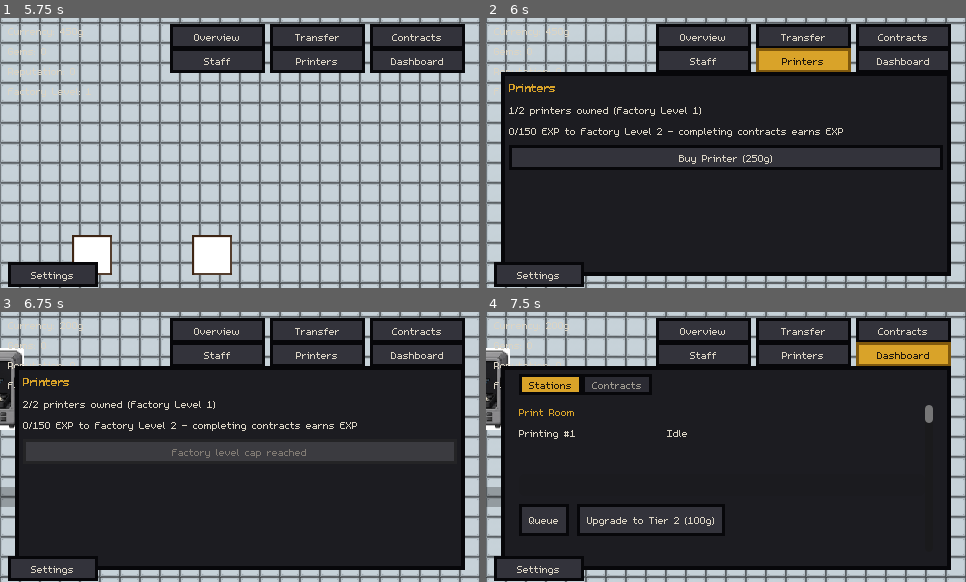
Above: before the commit, frames 1-4 (two rows, left to right).
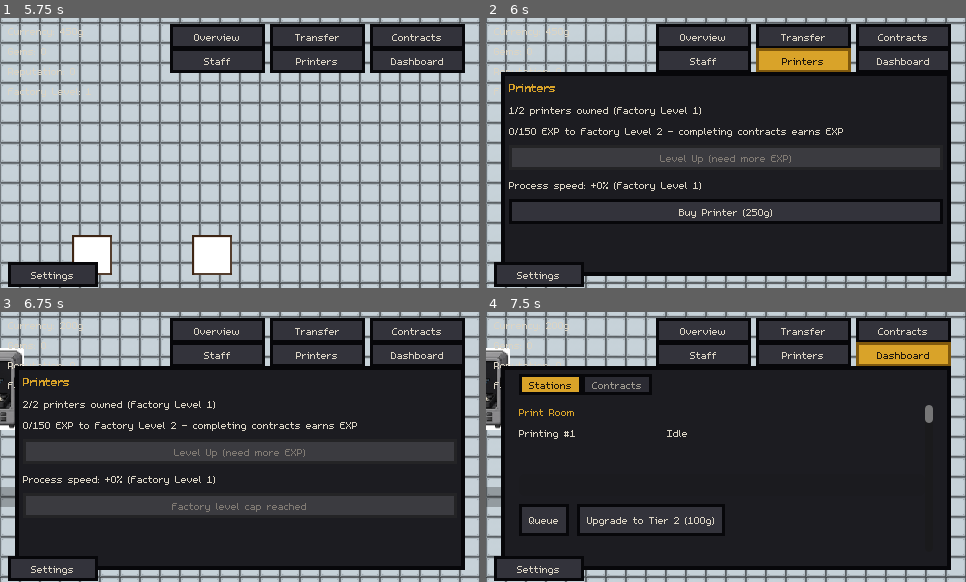
Above: after the commit, the same moments.

Repository: carverweirick/foundry-mobile-game
Game: Godot game, scene res://scenes/main.tscn
Same seed, same stepped clock (60 frames per second), same inputs: the game is played once before the commit and once after it.
Inputs:
- Up to frame 1 (5.75 s): click "Overview" at 0.5 s; click "Transfer" at 1.25 s; click "Defects only" at 2 s; click "Contracts" at 2.75 s; click "Staff" at 3.5 s; click "Hire" at 4.25 s; click "Hire" at 5 s
- Up to frame 2 (6 s): click "Printers" at 5.75 s
- Up to frame 3 (6.75 s): click "Buy Printer (250g)" at 6.5 s
- Up to frame 4 (7.5 s): click "Dashboard" at 7.25 s

Frame 1 is identical in both runs. In frame 2, 9.0% of the frame differs, in the area x 4-96%, y 47-76%; in frame 3, 6.8%; in frame 4, nothing differs.

Commit message:
Tie Factory Level-up to a price and payroll, add technician seniority
Reworks last commit's standing wage tick per design request: "have
wages be an addition to the factory level... change how you get to
the next factory level by paying a price... when you upgrade your
processes get faster but you have to pay your technicians salary when
you level up... technician salary also increases the more amount of
factory levels they have stuck with you and also get skill level ups
like faster processing time and skill experience for defect
prevention."

- Factory Level is now a two-step eligibility-then-purchase flow, same
  shape as contract_offers/applicant_pool: factory_exp accumulation is
  unchanged, but crossing a threshold only unlocks
  can_level_up_factory() - GameData.level_up_factory() (a new "Level
  Up" button on the Printers overlay) is the deliberate paid action.
  Reverses an earlier session's explicit "no currency to upgrade
  factory level" decision.
- Leveling up spends FACTORY_LEVEL_UP_PRICE (400/800/1400/2200, gold-
  first-then-gems, a hard affordability gate), then pays every hired
  technician's current wage as a lump sum, gold-only and force-
  deducted (can push currency negative - debt - rather than blocking
  the level-up). The standing real-time payday clock from the previous
  commit is gone; payment now only happens at this moment.
- Every process shop-wide gets faster with Factory Level
  (factory_process_speed_multiplier(), +8%/level, applied in
  Station._effective_timer_duration() regardless of staffing).
- New Technician.factory_levels_stuck_with_you tenure counter, +1 per
  technician on every successful level-up. Drives three tenure-scaled
  effects: wage grows (+15%/level - the actual salary increase),
  defect_multiplier shrinks further (skill experience for defect
  prevention, reusing the same lever the existing defect roll already
  reads), and a new seniority_speed_multiplier (+6%/level, capped)
  stacks with the existing station-count productivity penalty (faster
  processing time).

Verified headless: the editor loads with no script/scene errors, and
a standalone SceneTree script exercised level_up_factory() end to end
(price deduction, tenure increment, post-raise payroll payment,
speed/defect multiplier changes, and the debt path when payroll can't
be covered).

Co-Authored-By: Claude Sonnet 5 <noreply@anthropic.com>
Claude-Session: https://claude.ai/code/session_01FyYvPQhLMaHoUjbtV6P8cm

Diff:
--- a/autoload/game_data.gd
+++ b/autoload/game_data.gd
@@ -15,8 +15,9 @@
 ## it already listens for currency_changed, since factory progress doesn't
 ## otherwise correlate with any existing signal.
 signal factory_progress_changed()
-## Fires every payday (see _process_wages()), whether or not it was fully
-## covered - StaffOverlay uses this to show a live "last payday" readout
+## Fires every payday - now specifically the wage payment bundled into every
+## factory level-up (see level_up_factory()) - whether or not it was fully
+## covered. StaffOverlay uses this to show a live "last payday" readout
 ## instead of just inferring it from currency_changed (which also fires for
 ## every unrelated purchase/sale).
 signal payday(total_wages: int, went_into_debt: bool)
@@ -367,22 +368,16 @@
 ## anywhere - the Shop's Technicians tab roster (design doc Section 6/7).
 var technicians: Array[Technician] = []
 
-## Wage economy tick (design doc Section 6/7's wage numbers existed on
-## Technician from the start, but nothing ever spent them - see
-## Technician.wage). A hired technician/engineer draws wage every payday
-## REGARDLESS of whether they're currently assigned anywhere, matching the
-## comment on Specialist hiring ("no ongoing wage, unlike a station
-## Technician") - the wage is the cost of having them on payroll at all, not
-## a per-station operating cost.
-##
-## Cadence is a flat real-seconds constant, same style as
-## CONTRACT_GENERATION_COOLDOWN_SECONDS/APPLICANT_POOL_REFRESH_COOLDOWN_SECONDS
-## rather than run through PROTOTYPE_SECONDS_PER_MINUTE - payroll is a
-## meta/economy-layer cadence, not a compressed real-world station timer.
-const WAGE_PAYMENT_INTERVAL_SECONDS: float = 90.0
-var _wage_payment_timer: float = 0.0
-
-
+## Wage economy (design doc Section 6/7's wage numbers existed on Technician
+## from the start, but nothing ever spent them - see Technician.wage).
+## Design request, this session: "have wages be an addition to the factory
+## level" - payday is no longer a standing real-time clock (that first-pass
+## version is gone); wages are now paid out as part of leveling up the
+## factory itself (see level_up_factory() below), a deliberate, escalating
+## milestone cost instead of ambient background drain. total_wage_payroll()
+## stays a standalone query - it's also what the Printers overlay previews
+## before the player commits to a level-up, and what StaffOverlay shows as
+## the roster's current standing cost.
 func total_wage_payroll() -> int:
 	var total := 0
 	for tech in technicians:
@@ -390,36 +385,8 @@
 	return total
 
 
-## Force-deducts payroll every WAGE_PAYMENT_INTERVAL_SECONDS - deliberately
-## NOT routed through try_spend_with_gems(): wages are gold-only and always
-## go through even if currency can't cover them (currency goes negative,
-## real debt) rather than silently draining gems the player earned as a
-## harder-won milestone reward, or blocking payday outright. Going negative
-## already organically blocks every other purchase (can_afford/
-## can_afford_with_gems both compare against currency, and a bigger
-## shortfall just means more gems are required), so debt is a real, felt
-## consequence without needing a separate lockout flag.
-func _process_wages(delta: float) -> void:
-	if technicians.is_empty():
-		return
-	_wage_payment_timer += delta
-	if _wage_payment_timer < WAGE_PAYMENT_INTERVAL_SECONDS:
-		return
-	_wage_payment_timer = 0.0
-	var total := total_wage_payroll()
-	if total <= 0:
-		return
-	currency -= total
-	currency_changed.emit(currency)
-	payday.emit(total, currency < 0)
-
-
 func is_in_wage_debt() -> bool:
 	return currency < 0
-
-
-func wage_payment_seconds_left() -> float:
-	return WAGE_PAYMENT_INTERVAL_SECONDS - _wage_payment_timer
 
 
 ## Rotating applicant pool (design request, this session: "build the rotating
@@ -1376,7 +1343,6 @@
 	_check_defect_escalations()
 	_process_contracts(delta)
 	_process_applicant_pool(delta)
-	_process_wages(delta)
 
 
 ## Design doc Section 9, escalation: sweeps every live Part (wherever it
@@ -1611,13 +1577,15 @@
 	return FACTORY_LEVEL_PRINTER_CAP.get(factory_level, FACTORY_LEVEL_PRINTER_CAP[1])
 
 
-## Design request (this session): "i want you to gain exp from completing
-## contracts. no currency to upgrade factory level" - Factory Level now
-## rises purely from a lifetime EXP total awarded whenever a contract fully
-## ships, never spent and with no currency step at all (unlike literally
-## every other upgrade in the game - stations, printers, rack capacity,
-## specialists, technicians). This directly answers design doc Section 20
-## item 5 ("decide what actually raises factory level").
+## Originally "no currency to upgrade factory level" (an earlier session's
+## design request) - reversed this session ("change how you get to the next
+## factory level by paying a price"). factory_exp is now a lifetime,
+## never-spent ELIGIBILITY total, still awarded whenever a contract fully
+## ships - crossing a level's threshold (FACTORY_LEVEL_EXP_THRESHOLD below)
+## no longer levels up by itself, it just unlocks the ABILITY to pay for that
+## level (can_level_up_factory()/level_up_factory() below), same two-step
+## shape contract_offers/applicant_pool already use elsewhere in this file
+## (roll/unlock first, a separate deliberate spend actually claims it).
 var factory_exp: int = 0
 
 ## First-pass placeholder EXP-per-tier table, scaled the same direction as
@@ -1655,20 +1623,84 @@
 ## Called once per fully-shipped contract (see credit_contract_shipment()) -
 ## awards EXP regardless of whether the contract was on time, since
 ## "completing" a contract is a broader condition than the on-time-only gate
-## Reputation itself uses. A single big contract can cross more than one
-## level's threshold at once, so this loops rather than checking once.
+## Reputation itself uses. No longer auto-levels on its own (design request,
+## this session: "change how you get to the next factory level by paying a
+## price") - crossing a threshold now only makes the player ELIGIBLE
+## (can_level_up_factory() below); level_up_factory() is the one place
+## factory_level actually moves, and it's a deliberate, paid player action.
+## EXP itself keeps accumulating past the next threshold with no cap, so a
+## big contract that clears two levels' worth at once just leaves the player
+## able to immediately pay for a second level-up right after the first.
 func _award_factory_exp(tier: Contract.ContractTier) -> void:
 	factory_exp += FACTORY_EXP_PER_CONTRACT_TIER.get(tier, FACTORY_EXP_PER_CONTRACT_TIER[Contract.ContractTier.LOCAL_SHOPS])
-	var levels_gained := 0
-	while not is_factory_level_maxed() and factory_exp >= factory_exp_for_level(factory_level + 1):
-		factory_level += 1
-		levels_gained += 1
-	if levels_gained > 0:
-		# The one gem source that exists so far - a genuine milestone reward,
-		# not routine contract income, matching "harder to get."
-		gems += levels_gained * FACTORY_LEVEL_UP_GEM_REWARD
-		gems_changed.emit(gems)
 	factory_progress_changed.emit()
+
+
+func can_level_up_factory() -> bool:
+	return not is_factory_level_maxed() and factory_exp >= factory_exp_for_level(factory_level + 1)
+
+
+## First-pass placeholder "factory expansion" price, keyed by the level being
+## bought INTO (2..5) - Section 20 gives no numbers since paying to level up
+## didn't exist before this session. Priced above PRINTER_PURCHASE_COST's own
+## top end since leveling the whole factory (faster processes shop-wide, a
+## higher printer cap) is a bigger deal than any single purchase.
+const FACTORY_LEVEL_UP_PRICE := {2: 400, 3: 800, 4: 1400, 5: 2200}
+
+func factory_level_up_price() -> int:
+	if is_factory_level_maxed():
+		return 0
+	return FACTORY_LEVEL_UP_PRICE.get(factory_level + 1, 0)
+
+
+func can_afford_factory_level_up() -> bool:
+	return can_level_up_factory() and can_afford_with_gems(factory_level_up_price())
+
+
+## Design request, this session: leveling up now costs real currency (the
+## "price" above, gold-first-then-gems like every other real purchase) AND
+## triggers a full payroll payment - "you have to pay your technicians
+## salary when you level up." Order matters: tenure/skill first, THEN
+## payroll, so the payout reflects the raise this exact level-up just
+## granted (Technician.wage grows with factory_levels_stuck_with_you) -
+## narratively, leveling up is a promotion event, and everyone who stuck
+## around gets both a raise and their bonus check in the same moment. The
+## price itself is a hard affordability gate (can_afford_factory_level_up()
+## above); the payroll portion is NOT - it force-deducts the same
+## debt-capable way the old standing wage tick did (see
+## is_in_wage_debt()), since "you have to pay" shouldn't itself block the
+## level-up that triggered it.
+func level_up_factory() -> bool:
+	if not can_afford_factory_level_up():
+		return false
+	if not try_spend_with_gems(factory_level_up_price()):
+		return false
+	factory_level += 1
+	for tech in technicians:
+		tech.factory_levels_stuck_with_you += 1
+	var payroll := total_wage_payroll()
+	if payroll > 0:
+		currency -= payroll
+		currency_changed.emit(currency)
+		payday.emit(payroll, currency < 0)
+	# The one gem source that exists so far - a genuine milestone reward, not
+	# routine contract income, matching "harder to get."
+	gems += FACTORY_LEVEL_UP_GEM_REWARD
+	gems_changed.emit(gems)
+	factory_progress_changed.emit()
+	return true
+
+
+## "Your processes get faster" (design request, this session) - a shop-wide
+## timer speed-up applied on top of everything station-specific
+## (Technician.productivity_multiplier, Technician.seniority_speed_multiplier),
+## read by Station._effective_timer_duration() regardless of staffing, so it
+## benefits unstaffed/automatic stations too. First-pass placeholder rate;
+## tops out at FACTORY_LEVEL_MAX (5) => 1.0 + 0.08*4 = 1.32x.
+const FACTORY_LEVEL_SPEED_BONUS_PER_LEVEL: float = 0.08
+
+func factory_process_speed_multiplier() -> float:
+	return 1.0 + FACTORY_LEVEL_SPEED_BONUS_PER_LEVEL * (factory_level - 1)
 
 
 func can_buy_printer() -> bool:
--- a/resources/technician.gd
+++ b/resources/technician.gd
@@ -43,6 +43,36 @@
 	SkillTier.SENIOR_TECHNICIAN: 0.70,
 	SkillTier.MASTER: 0.55,
 }
+
+## Seniority (design request, this session: "technician salary also
+## increases the more amount of factory levels they have stuck with you and
+## also get skill level ups like faster processing time and skill experience
+## for defect prevention") - factory_levels_stuck_with_you (below) counts how
+## many times GameData.level_up_factory() has fired while this specific
+## technician was already on the roster; a technician hired after a level-up
+## starts at 0 and only accrues from their own next level-up onward, so
+## seniority is genuinely earned by sticking around, not backfilled.
+##
+## Three first-pass placeholder curves off that one counter, all uncapped by
+## season/anything except their own multiplier caps below:
+## - Wage grows (a raise per level, see wage below) - the actual cost side
+##   of "salary increases."
+## - defect_multiplier decays further below its tier baseline (see
+##   defect_multiplier below) - "skill experience for defect prevention,"
+##   reusing the exact lever Station._roll_defect_outcome() already reads,
+##   rather than inventing a parallel stat.
+## - A new seniority_speed_multiplier (>1.0) stacks with the existing
+##   productivity_multiplier walking penalty in Station._effective_timer_duration()
+##   - "faster processing time."
+const WAGE_TENURE_GROWTH_RATE: float = 0.15
+const SENIORITY_DEFECT_MULTIPLIER_DECAY: float = 0.95
+const SENIORITY_DEFECT_MULTIPLIER_FLOOR: float = 0.25
+const SENIORITY_SPEED_BONUS_PER_LEVEL: float = 0.06
+const SENIORITY_SPEED_MULTIPLIER_CAP: float = 1.6
+
+## Never reset, never decremented (no fire/layoff mechanic exists) - see the
+## constants block above for what this actually drives.
+var factory_levels_stuck_with_you: int = 0
 
 ## First-pass placeholder walking penalty (Section 7) - deliberately reuses
 ## the same 100/85/70/55 shape as TIER_DEFECT_MULTIPLIER above, keyed by
@@ -261,11 +291,23 @@
 var hire_cost: int:
 	get: return TIER_HIRE_COST[skill_tier]
 
+## Grows with tenure - see WAGE_TENURE_GROWTH_RATE's own comment above.
 var wage: int:
-	get: return TIER_WAGE[skill_tier]
-
+	get: return roundi(TIER_WAGE[skill_tier] * (1.0 + WAGE_TENURE_GROWTH_RATE * factory_levels_stuck_with_you))
+
+## Shrinks (better) with tenure, floored at SENIORITY_DEFECT_MULTIPLIER_FLOOR
+## so a long-tenured worker still isn't literally risk-free.
 var defect_multiplier: float:
-	get: return TIER_DEFECT_MULTIPLIER[skill_tier]
+	get:
+		var decayed: float = TIER_DEFECT_MULTIPLIER[skill_tier] * pow(SENIORITY_DEFECT_MULTIPLIER_DECAY, factory_levels_stuck_with_you)
+		return max(decayed, SENIORITY_DEFECT_MULTIPLIER_FLOOR)
+
+## "Faster processing time" from sticking around - stacks multiplicatively
+## with productivity_multiplier in Station._effective_timer_duration(), not
+## in place of it (that one's about station-count split-attention, this one's
+## about getting better at the job over time).
+var seniority_speed_multiplier: float:
+	get: return min(1.0 + SENIORITY_SPEED_BONUS_PER_LEVEL * factory_levels_stuck_with_you, SENIORITY_SPEED_MULTIPLIER_CAP)
 
 var tier_label: String:
 	get: return TIER_LABEL[skill_tier]
--- a/scenes/main.gd
+++ b/scenes/main.gd
@@ -388,7 +388,7 @@
 
 func _on_currency_changed(new_amount: int) -> void:
 	currency_label.text = "Currency: %dg" % new_amount
-	# Wage debt (GameData._process_wages() can push currency negative when
+	# Wage debt (GameData.level_up_factory() can push currency negative when
 	# payroll can't be covered) needs a visible signal beyond the number
 	# itself going negative - easy to miss at a glance otherwise.
 	if new_amount < 0:
--- a/scenes/printers_overlay.gd
+++ b/scenes/printers_overlay.gd
@@ -12,11 +12,20 @@
 ## each printer's own Station Detail Menu (they're just ordinary Stations
 ## once spawned) exactly like every other station's Upgrade/Upgrade Rack
 ## buttons, not from here.
+##
+## Design request, this session: "change how you get to the next factory
+## level by paying a price." LevelUpButton is the one place
+## GameData.level_up_factory() gets called from - reaching the EXP threshold
+## only makes the player eligible (GameData.can_level_up_factory()), leveling
+## up itself is this deliberate paid action, previewing both the price and
+## the payroll bill it triggers before the player commits.
 
 const REFRESH_INTERVAL: float = 0.25
 
 @onready var printer_status_label: Label = %PrinterStatusLabel
 @onready var factory_exp_label: Label = %FactoryExpLabel
+@onready var level_up_button: Button = %LevelUpButton
+@onready var process_speed_label: Label = %ProcessSpeedLabel
 @onready var buy_printer_button: Button = %BuyPrinterButton
 
 var _refresh_elapsed: float = 0.0
@@ -24,6 +33,7 @@
 
 func _on_ready() -> void:
 	buy_printer_button.pressed.connect(_on_buy_printer_pressed)
+	level_up_button.pressed.connect(_on_level_up_pressed)
 	GameData.currency_changed.connect(func(_c): _refresh.call_deferred())
 	# Factory Level EXP (this session) doesn't move currency at all, so it
 	# needs its own signal for an immediate refresh rather than waiting on
@@ -61,11 +71,24 @@
 	]
 	if GameData.is_factory_level_maxed():
 		factory_exp_label.text = "Factory Level %d (max) - %d EXP earned" % [GameData.factory_level, GameData.factory_exp]
+		level_up_button.text = "Factory Level maxed"
+		level_up_button.disabled = true
 	else:
 		var next_level := GameData.factory_level + 1
 		factory_exp_label.text = "%d/%d EXP to Factory Level %d - completing contracts earns EXP" % [
 			GameData.factory_exp, GameData.factory_exp_for_level(next_level), next_level
 		]
+		if GameData.can_level_up_factory():
+			var price := GameData.factory_level_up_price()
+			var payroll := GameData.total_wage_payroll()
+			level_up_button.text = "Level Up to %d (%dg price + %dg payroll)" % [next_level, price, payroll]
+			level_up_button.disabled = not GameData.can_afford_factory_level_up()
+		else:
+			level_up_button.text = "Level Up (need more EXP)"
+			level_up_button.disabled = true
+	process_speed_label.text = "Process speed: +%d%% (Factory Level %d)" % [
+		roundi((GameData.factory_process_speed_multiplier() - 1.0) * 100.0), GameData.factory_level
+	]
 	if GameData.can_buy_printer():
 		var cost := GameData.printer_purchase_cost()
 		buy_printer_button.text = "Buy Printer (%dg)" % cost
@@ -78,3 +101,8 @@
 func _on_buy_printer_pressed() -> void:
 	GameData.buy_printer()
 	_refresh.call_deferred()
+
+
+func _on_level_up_pressed() -> void:
+	GameData.level_up_factory()
+	_refresh.call_deferred()
--- a/scenes/printers_overlay.tscn
+++ b/scenes/printers_overlay.tscn
@@ -56,6 +56,17 @@
 layout_mode = 2
 text = "0/0 EXP to Factory Level 2"
 
+[node name="LevelUpButton" type="Button" parent="Panel/Content"]
+unique_name_in_owner = true
+layout_mode = 2
+text = "Level Up"
+
+[node name="ProcessSpeedLabel" type="Label" parent="Panel/Content"]
+autowrap_mode = 3
+unique_name_in_owner = true
+layout_mode = 2
+text = "Process speed: +0% (Factory Level 1)"
+
 [node name="BuyPrinterButton" type="Button" parent="Panel/Content"]
 unique_name_in_owner = true
 layout_mode = 2
--- a/scenes/staff_overlay.gd
+++ b/scenes/staff_overlay.gd
@@ -105,10 +105,10 @@
 	# passive auto-refill all fire this.
 	GameData.applicant_pool_changed.connect(func(): _refresh.call_deferred())
 	refresh_applicants_button.pressed.connect(_on_refresh_applicants_pressed)
-	# Wage economy tick - roster hires/fires nobody automatically, so a full
-	# _refresh() would be overkill here; _refresh_live_only() already updates
-	# the payroll label every poll, this just gets that update onto the
-	# screen the instant a payday actually lands instead of up to 0.25s late.
+	# Wage economy - payday now fires from GameData.level_up_factory()
+	# (Printers overlay), not a timer here; a full _refresh() would be
+	# overkill for it, so this just gets the payroll/wage/tenure text current
+	# the instant it lands rather than waiting up to 0.25s for the next poll.
 	GameData.payday.connect(func(_total, _debt): _refresh_live_only.call_deferred())
 
 
@@ -171,15 +171,16 @@
 	refresh_countdown_label.text = "New applicants in: %s" % _format_time(GameData.applicant_pool_refresh_seconds_left())
 
 
-## Wage economy tick (this session) - every hired technician/engineer draws
-## their wage every payday regardless of assignment (GameData._process_wages()).
-## Turns red in wage debt (currency negative) as the same visible-consequence
-## cue as the HUD CurrencyLabel's own red tint (main.gd._on_currency_changed()).
+## Wage economy (design request, this session: "have wages be an addition to
+## the factory level") - payroll is no longer a standing real-time drain,
+## it's paid out in one lump sum as part of every factory level-up (see
+## GameData.level_up_factory(), triggered from the Printers overlay). This
+## label is now a preview of that upcoming bill, not a countdown. Turns red
+## in wage debt (currency negative) as the same visible-consequence cue as
+## the HUD CurrencyLabel's own red tint (main.gd._on_currency_changed()).
 func _update_payroll_label() -> void:
 	var total := GameData.total_wage_payroll()
-	payroll_label.text = "Payroll: %dg every payday (next in %s)" % [
-		total, _format_time(GameData.wage_payment_seconds_left())
-	]
+	payroll_label.text = "Payroll: %dg - paid out whenever you level up the factory" % total
 	if GameData.is_in_wage_debt():
 		payroll_label.add_theme_color_override("font_color", Color(0.85, 0.2, 0.2))
 	else:
@@ -411,11 +412,16 @@
 			if tech.is_interacting:
 				assignment_text += ", interacting"
 	# Same tier/role-label collision fix as the applicant card above. Wage
-	# shown here too now (this session's wage economy tick) - it's an ongoing
-	# cost for as long as they're on the roster, not just a one-time hire fee,
-	# so it belongs on the persistent row, not only the pre-hire applicant card.
-	row.header.text = "%s (%s, %s Tier, wage %dg) - %s" % [
-		tech.technician_name, tech.role_label, tech.tier_label, tech.wage, assignment_text
+	# shown here too - an ongoing cost for as long as they're on the roster,
+	# not just a one-time hire fee, so it belongs on the persistent row, not
+	# only the pre-hire applicant card. Tenure ("stuck with you") is new this
+	# session too - both wage and defect_multiplier/seniority_speed_multiplier
+	# grow off this same counter (see Technician's own comment on it), so
+	# it's worth surfacing directly rather than leaving it implicit in a
+	# wage number alone.
+	row.header.text = "%s (%s, %s Tier, wage %dg, %d level-ups with you) - %s" % [
+		tech.technician_name, tech.role_label, tech.tier_label, tech.wage,
+		tech.factory_levels_stuck_with_you, assignment_text
 	]
 
 	# Always visible now - blank rather than hidden when not carrying
--- a/scenes/staff_overlay.tscn
+++ b/scenes/staff_overlay.tscn
@@ -86,7 +86,7 @@
 unique_name_in_owner = true
 autowrap_mode = 3
 layout_mode = 2
-text = "Payroll: 0g every payday"
+text = "Payroll: 0g - paid out whenever you level up the factory"
 
 [node name="RosterList" type="VBoxContainer" parent="Panel/TabContainer/Technicians/TechScroll/TechContent"]
 unique_name_in_owner = true
--- a/scenes/station.gd
+++ b/scenes/station.gd
@@ -1078,10 +1078,19 @@
 	station_timer.start()
 
 
+## Design request, this session: "when you upgrade to the next factory level
+## your processes get faster" - GameData.factory_process_speed_multiplier()
+## applies shop-wide, staffed or not (an unstaffed/automatic station still
+## benefits). A staffed station additionally divides by the active worker's
+## own productivity_multiplier (station-count walking penalty, unchanged)
+## and seniority_speed_multiplier (new this session - "faster processing
+## time" from sticking around through level-ups).
 func _effective_timer_duration() -> float:
+	var base_duration: float = timer_duration / GameData.factory_process_speed_multiplier()
 	if active_worker == null:
-		return max(timer_duration, 0.01)
-	return max(timer_duration / active_worker.productivity_multiplier, 0.01)
+		return max(base_duration, 0.01)
+	var worker_speed := active_worker.productivity_multiplier * active_worker.seniority_speed_multiplier
+	return max(base_duration / worker_speed, 0.01)
 
 
 func _on_station_timer_timeout() -> void:
Not shown, changed: CLAUDE.md
